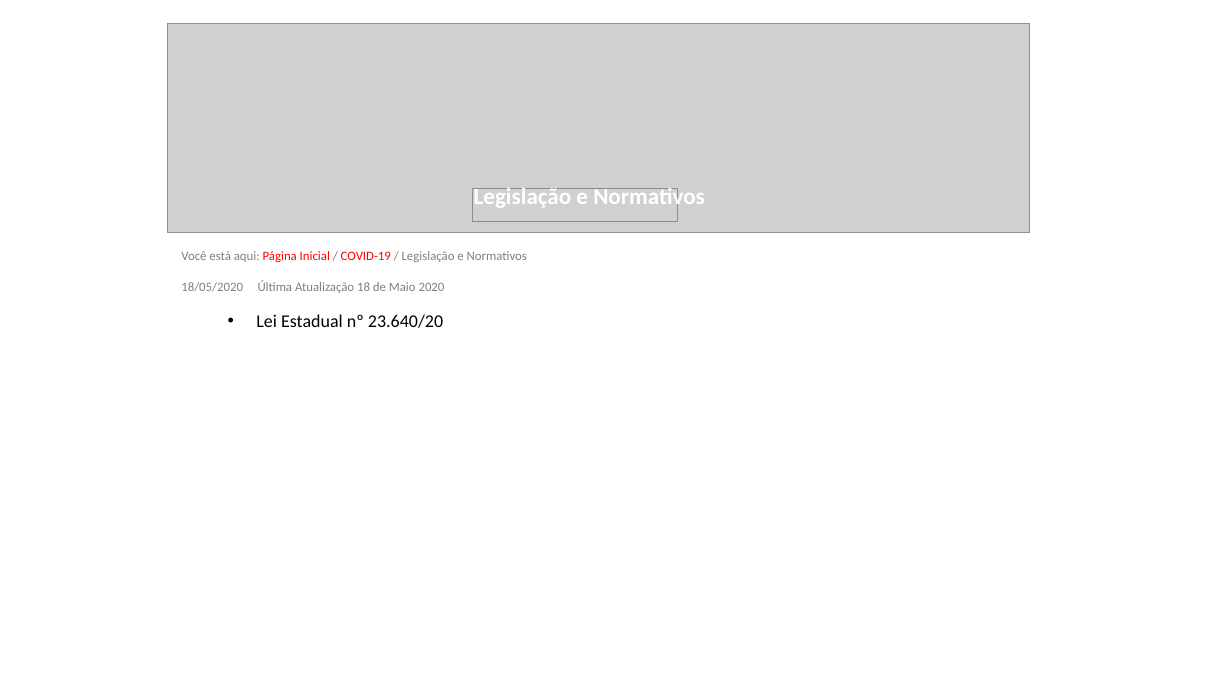
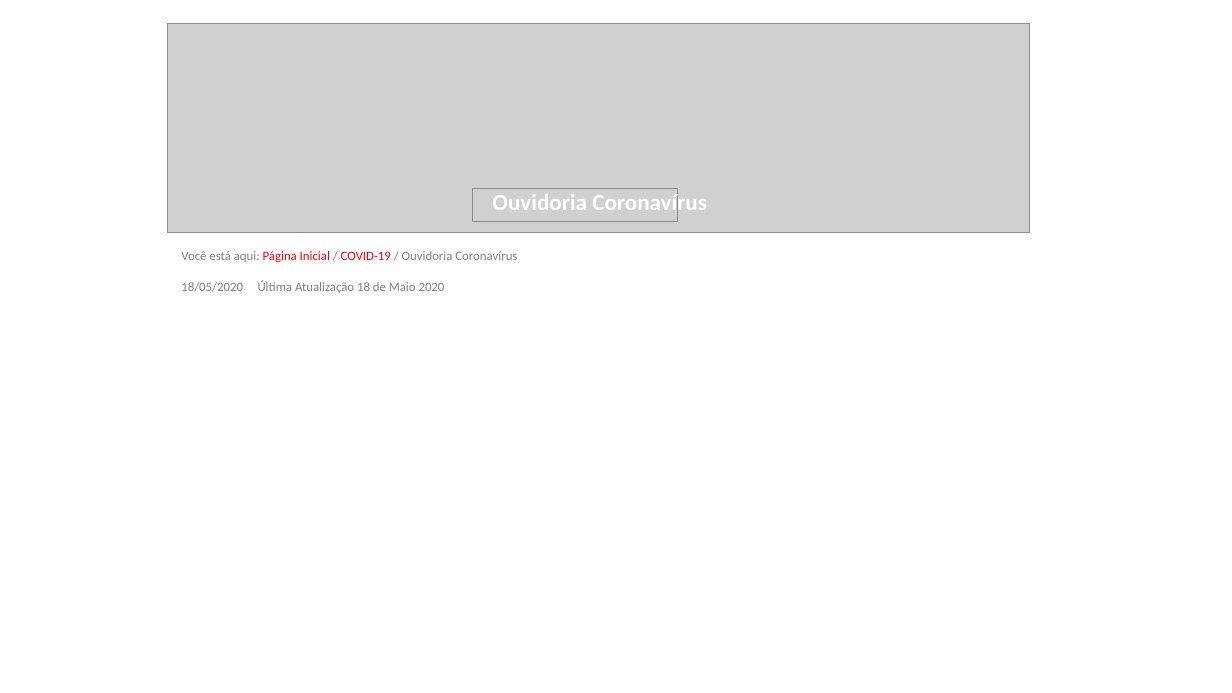
Before and after one commit to transparencia-mg/especificacoes-portal-transparencia, a slide deck: slide 3 of static/pagina-inicial-espec-covid19.pptx. Drawn at 1232x693 pixels with LibreOffice and Linux fonts; fonts in the diff are those of the drawing; grey boxes stand for pictures. Boxes give left, top, right and bottom in pixels: in the first picture for what was removed or moved away, otherwise in the second. Text is boxed around its words. In the diff, an @@ line names an element or a change of style, - is before the commit and + after.

Commit message:
Atualiza documento de especificação - Consulta COVID

```diff
--- a/static/pagina-inicial-espec-covid19.pptx
+++ b/static/pagina-inicial-espec-covid19.pptx
@@ text at (492,191,707,217): text changed @@
-Legislação e Normativos
+Ouvidoria Coronavírus
@@ text at (181,251,517,262): text changed @@
-Você está aqui: Página Inicial / COVID-19 / Legislação e Normativos
+Você está aqui: Página Inicial / COVID-19 / Ouvidoria Coronavírus
@@ text at (256,314,443,328): paragraph removed @@
-  • Lei Estadual nº 23.640/20
```
Also in this commit, not shown: 5 other files.
